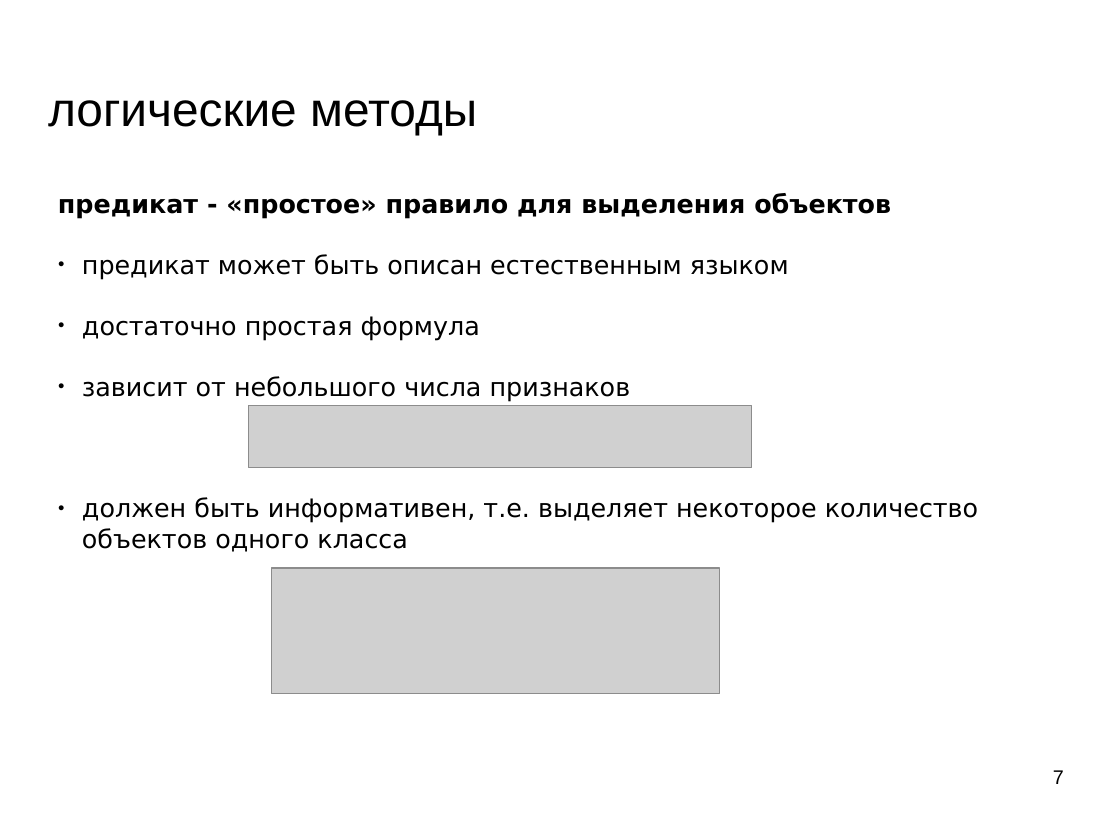
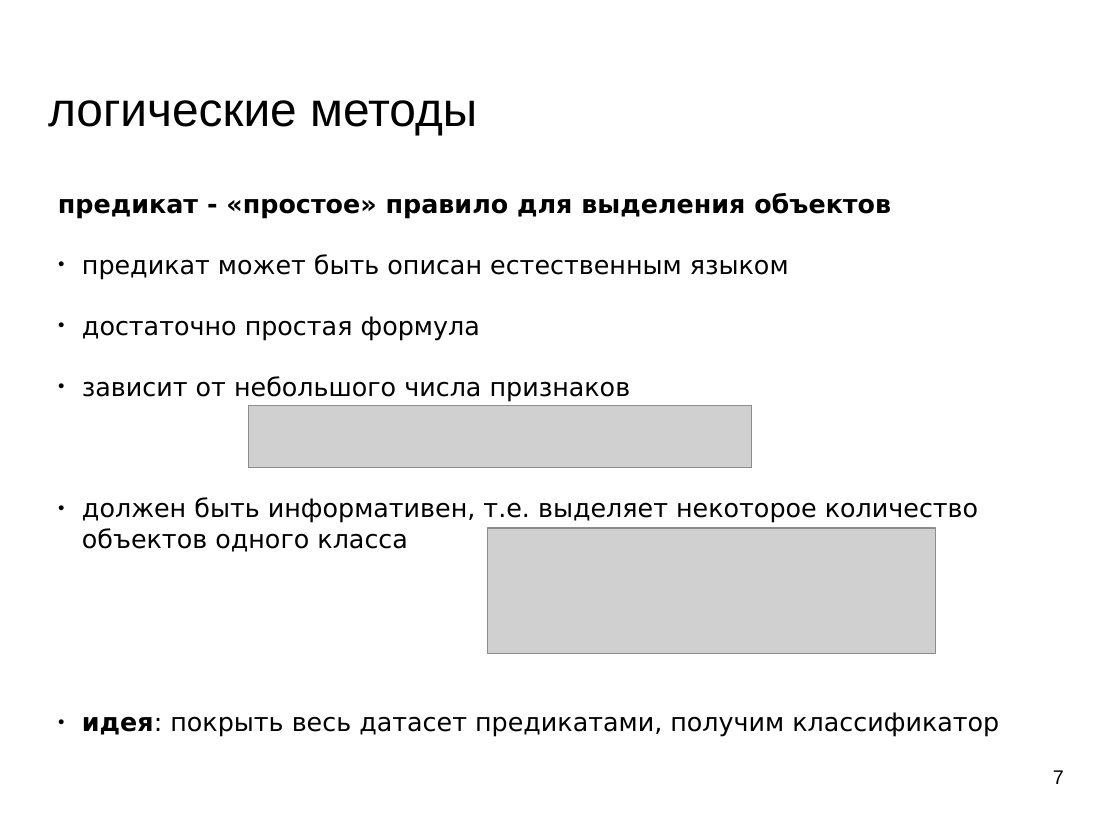
Before and after one commit to mechanoid5/ml_lectorium_2024_I, a slide deck: slide 7 of 11-logical.odp. Drawn at 1120x840 pixels with LibreOffice and Linux fonts; fonts in the diff are those of the drawing; grey boxes stand for pictures; background and template pictures are left out. Boxes give left, top, right and bottom in pixels: in the first picture for what was removed or moved away, otherwise in the second. Text is boxed around its words. In the diff, an @@ line names an element or a change of style, - is before the commit and + after.

```diff
--- a/11-logical.odp
+++ b/11-logical.odp
@@ picture: place and size @@
-picture at (271,568,721,694)
+picture at (488,528,937,655)
@@ text at (82,712,999,737): paragraph added @@
+● идея: покрыть весь датасет предикатами, получим классификатор
```
Also in this commit, not shown: 1 other slide changed, 2 slides added, 3 slides removed, 4 other files.
